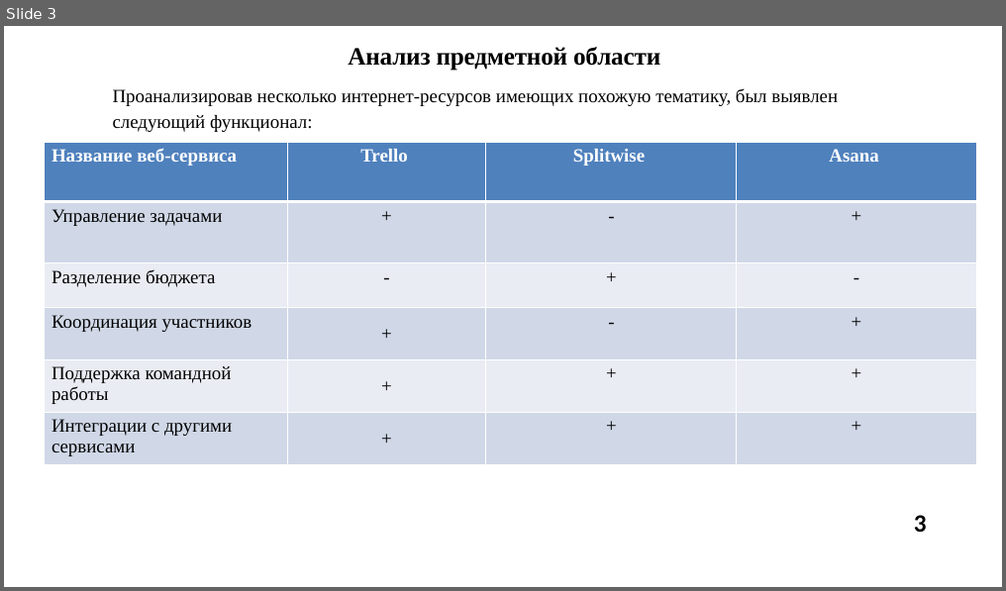
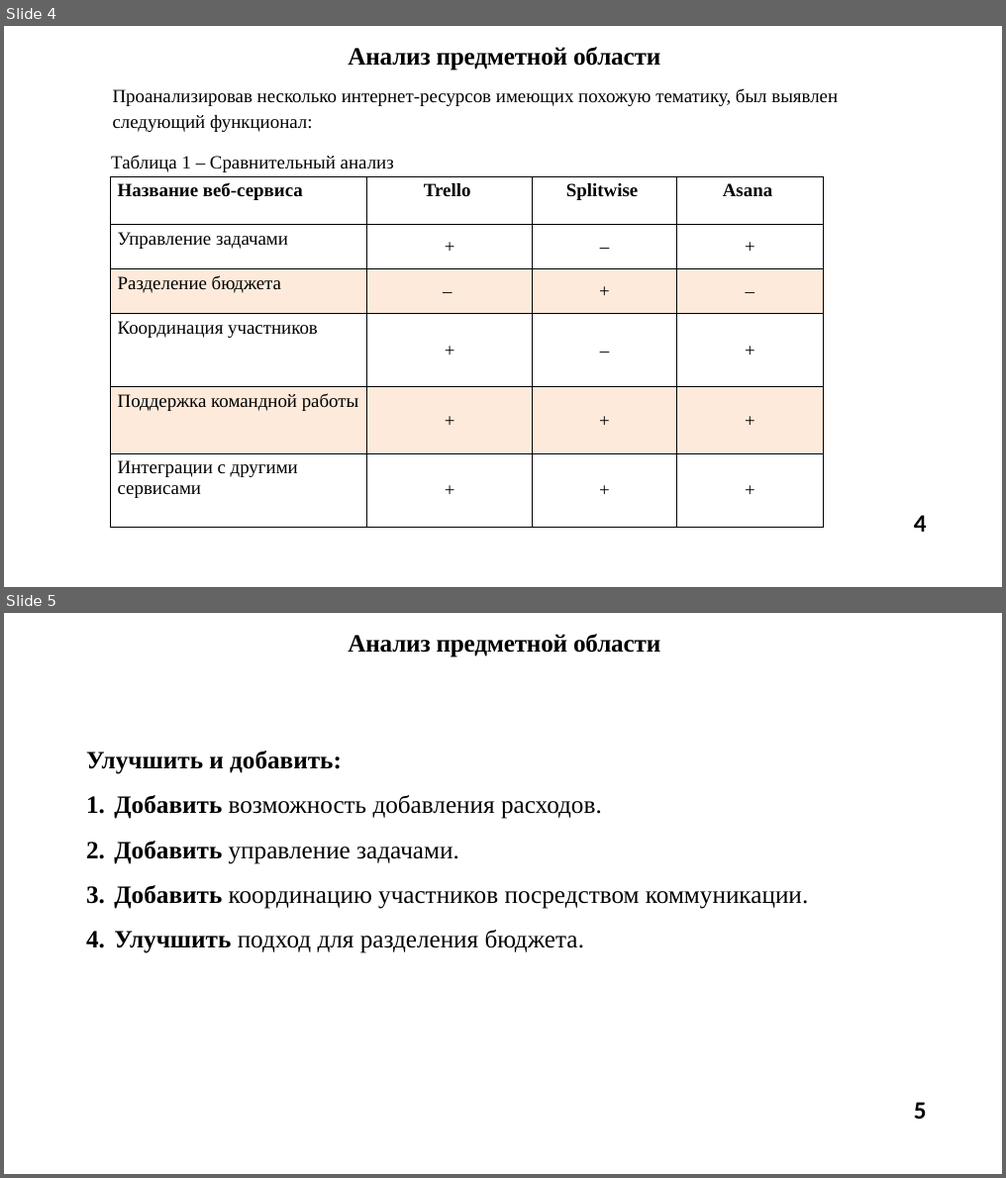
Before and after one commit to PabloPerdolie/eventManagement, a slide deck: диплом/ПРЕДДИПЛОМНАЯ_ПРАКТИКА/ПДП_Презентация_ИКБО-30-21_ПарусовПА.pptx. Shown one above the other, each under a label of ours: slide 3 before the commit, slides 4 and 5 after it. The pictures are 1006x591 and 1006x1178 pixels, drawn with LibreOffice and Linux fonts; fonts in the diff are those of the drawing; background and template pictures are left out. Boxes give left, top, right and bottom in pixels: in the first picture for what was removed or moved away, otherwise in the second. Text is boxed around its words. In the diff, an @@ line names an element or a change of style, - is before the commit and + after.

```diff
--- a/диплом/ПРЕДДИПЛОМНАЯ_ПРАКТИКА/ПДП_Презентация_ИКБО-30-21_ПарусовПА.pptx
+++ b/диплом/ПРЕДДИПЛОМНАЯ_ПРАКТИКА/ПДП_Презентация_ИКБО-30-21_ПарусовПА.pptx
@@ slide 5 added at [4, 613, 1002, 1174], background #FFFFFF @@
@@ title added at [348, 634, 660, 658], 24 pt, text #000000, bold @@
+Анализ предметной области
@@ text added at [86, 751, 808, 954], 24 pt, text #000000 @@
+Улучшить и добавить:
+1. Добавить возможность добавления расходов.
+2. Добавить управление задачами.
+3. Добавить координацию участников посредством коммуникации.
+4. Улучшить подход для разделения бюджета.
@@ page number added at [914, 1102, 927, 1119], 24 pt, text #000000, bold @@
+5
@@ what was slide 3 is now slide 4 @@
@@ slide 4 changed as well @@
@@ text added at [111, 155, 394, 173], 18 pt, text #000000 @@
+Таблица 1 – Сравнительный анализ
@@ table at [110, 176, 824, 528] @@
-row 2, column 3: -
+row 2, column 3: –
-row 3, column 2: -
+row 3, column 2: –
-row 3, column 4: -
+row 3, column 4: –
-row 4, column 3: -
+row 4, column 3: –
@@ fill #4F81BD to none in row 1 @@
@@ fill #D0D8E8 to none in 12 cells @@
@@ fill #E9EDF4 to #FDEADA in 8 cells @@
@@ text colour #FFFFFF to #000000 in "Название веб-сервиса", "Trello", "Splitwise", "Asana" @@
@@ borders changed @@
@@ table: place and size @@
-table at [45, 142, 978, 465]
+table at [110, 176, 824, 528]
@@ page number at [914, 515, 927, 532]: text changed @@
-3
+4
```
Also in this commit, not shown: 12 other slides changed, 3 other slides added, 5 slides removed, 31 other files.
